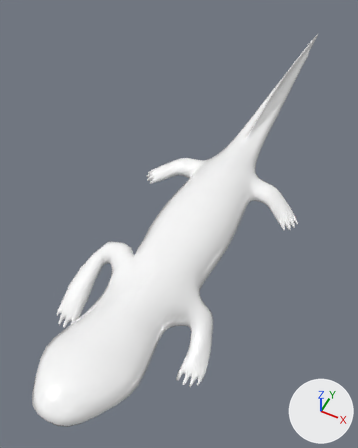
The glTF model HelpBender/3D models/GLB/hellbender.glb, before and after one commit.
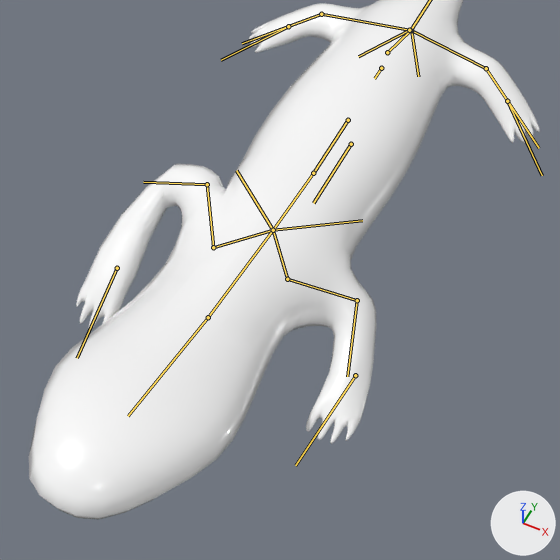
There are two pictures of each version: one whole from a 50 mm lens placed at (5.1, -11.2, 14.9), pointed at (-1.2, 1.2, -0.7), one close up on the part from 5% to 86% of the width and 35% to 100% of the height. Every picture has the same lights, and +X, +Y and +Z are marked at lower right. Both versions are drawn at frame 3 of the action 'Attack'; the numbers are the values there. The bones that bend it are drawn over the model as lines in the close-ups.

The first close-up shows 'Hellbender'.
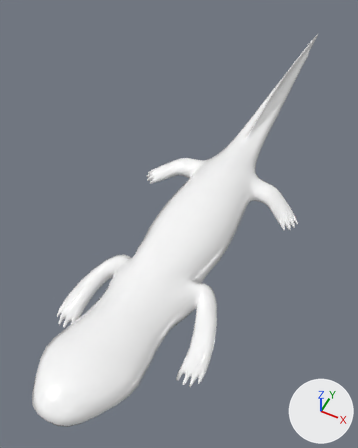
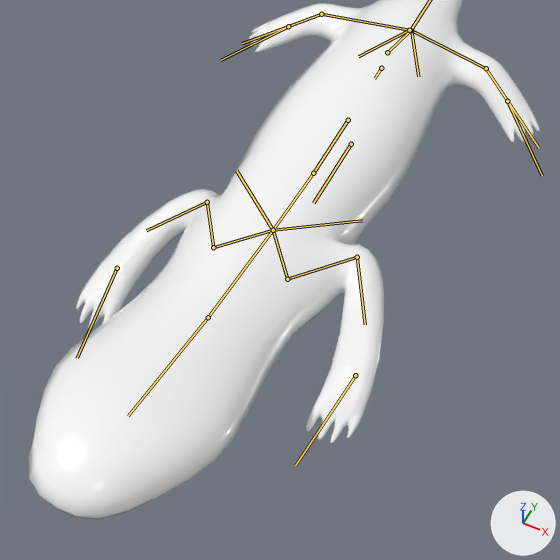
Pixel boxes (x1, y1, x2, y2) of what changed, in the close-ups (560 x 560 px):
```json
{"object": "Hellbender", "change": "posed", "before": [29, 0, 540, 520], "after": [29, 0, 540, 520]}
{"bone": "upper_arm.L", "before": "(287, 279) to (357, 300)", "after": "(287, 279) to (357, 257)"}
{"bone": "fore_arm.L", "before": "(357, 300) to (347, 376)", "after": "(357, 257) to (365, 324)"}
{"bone": "upper_arm.R", "before": "(213, 247) to (207, 184)", "after": "(213, 247) to (207, 202)"}
{"bone": "fore_arm.R", "before": "(207, 184) to (143, 182)", "after": "(207, 202) to (146, 230)"}
```

The change, as JSON lines over the scene's bpy script:
```json
{"block": "bone_upper_arm_l", "where": "bone_upper_arm_l = bpy.data.objects['Armature'].pose.bones['upper_arm.L']  # child of 'shoulder.L'"}
{"op": "set", "path": "bone_upper_arm_l.rotation_quaternion", "old": "(0.996, 0.065, 0.06, -0.008)", "new": "(0.964, -0.107, -0.002, -0.244)", "note": "degrees (7, 7, 0) -> degrees (-12, -3, -28)"}
{"block": "bone_fore_arm_l", "where": "bone_fore_arm_l = bpy.data.objects['Armature'].pose.bones['fore_arm.L']  # child of 'upper_arm.L'"}
{"op": "set", "path": "bone_fore_arm_l.rotation_quaternion", "old": "(0.998, 0.062, 0.002, -0.02)", "new": "(0.983, -0.047, 0.001, 0.175)", "note": "degrees (7, 0, -2) -> degrees (-5, 1, 20)"}
{"block": "bone_upper_arm_r", "where": "bone_upper_arm_r = bpy.data.objects['Armature'].pose.bones['upper_arm.R']  # child of 'shoulder.R'"}
{"op": "set", "path": "bone_upper_arm_r.rotation_quaternion", "old": "(0.933, -0.173, -0.084, 0.303)", "new": "(0.961, 0.003, -0.046, 0.272)", "note": "degrees (-22, -3, 37) -> degrees (-1, -5, 32)"}
{"block": "bone_fore_arm_r", "where": "bone_fore_arm_r = bpy.data.objects['Armature'].pose.bones['fore_arm.R']  # child of 'upper_arm.R'"}
{"op": "set", "path": "bone_fore_arm_r.rotation_quaternion", "old": "(0.988, 0.006, 0.0, 0.156)", "new": "(0.999, 0.049, -0.005, 0.015)", "note": "degrees (1, 0, 18) -> degrees (6, -1, 2)"}
```
